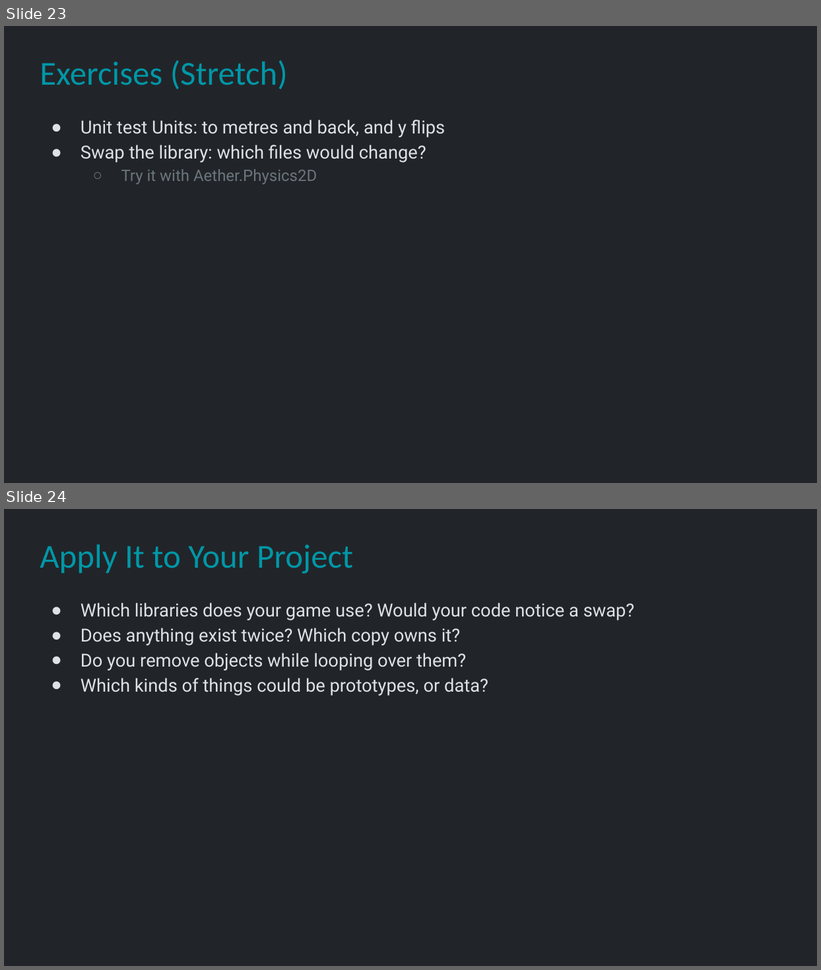
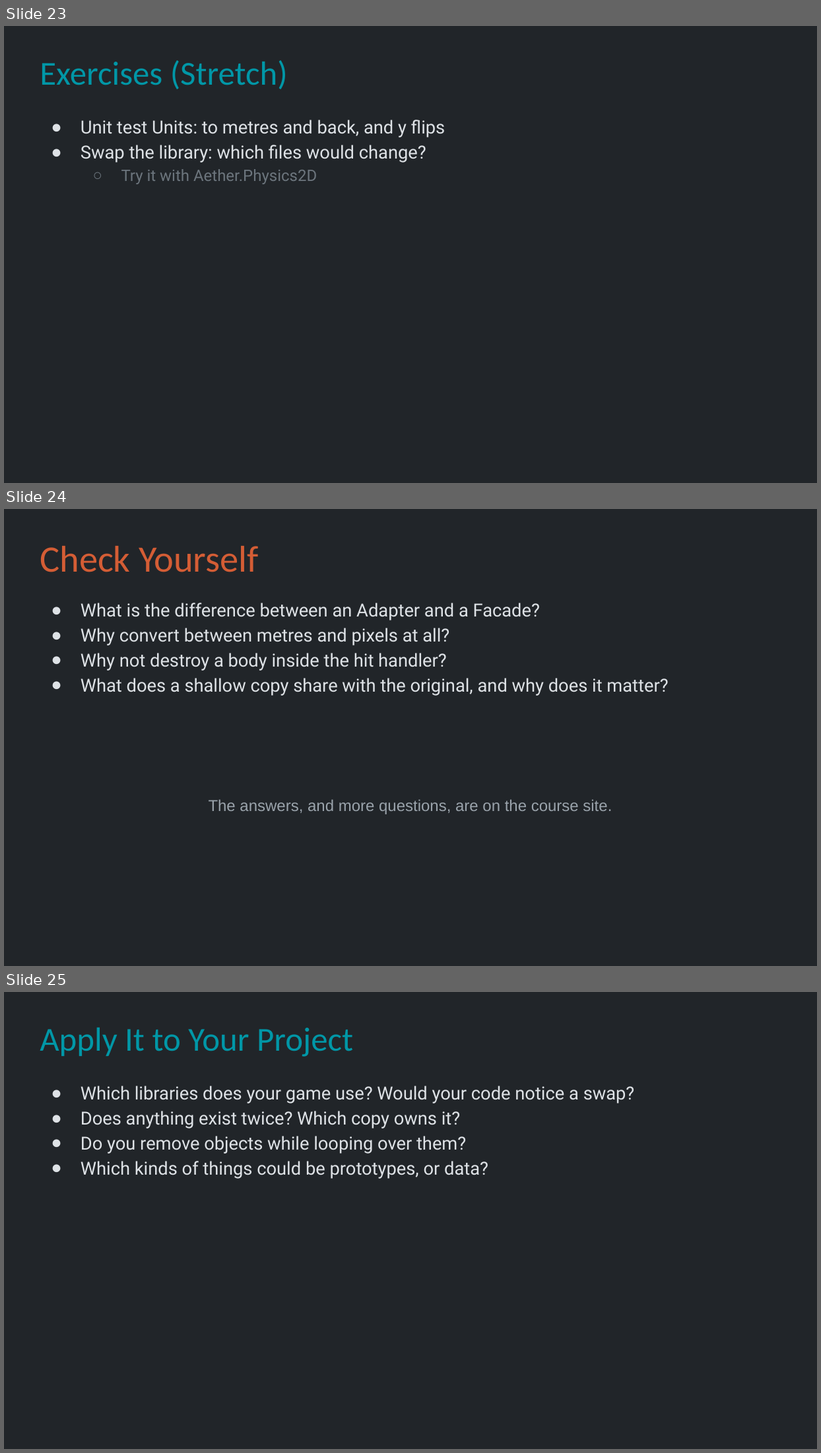
Before and after one commit to Metamate/gar, a slide deck: slides/07 Angry Birds.pptx. Shown one above the other, each under a label of ours: slides 23 and 24 before the commit, slides 23, 24 and 25 after it. The pictures are 821x970 and 821x1453 pixels, drawn with LibreOffice and Linux fonts; fonts in the diff are those of the drawing. Boxes give left, top, right and bottom in pixels: in the first picture for what was removed or moved away, otherwise in the second. Text is boxed around its words. In the diff, an @@ line names an element or a change of style, - is before the commit and + after.

```diff
--- a/slides/07 Angry Birds.pptx
+++ b/slides/07 Angry Birds.pptx
@@ slide 24 added at [4,509,817,966], background #212529 @@
@@ title added at [40,546,259,572], 33 pt, text #D45D35 @@
+Check Yourself
@@ text added at [81,603,668,696], 16 pt, text #DEE2E6 @@
+● What is the difference between an Adapter and a Facade?
+● Why convert between metres and pixels at all?
+● Why not destroy a body inside the hit handler?
+● What does a shallow copy share with the original, and why does it matter?
@@ text added at [209,799,612,815], 14 pt, text #9AA3AB @@
+The answers, and more questions, are on the course site.
@@ what was slide 24 is now slide 25 @@
```
Also in this commit, not shown: 6 slides changed.
